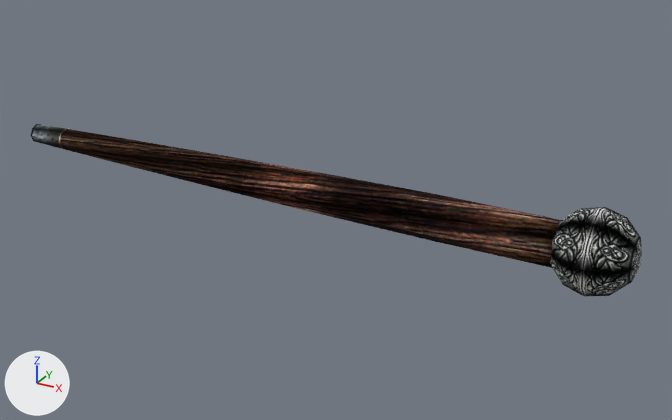
One commit to the glTF model assets/models/ITMW_008_1H_POLE_01.glb: the scene before it, then after it.
The view is the same before and after, from a camera (50 mm lens) standing at (0.2, -0.652, 0.314) and looking at (-0.165, 0.012, -0.019). The axes (+X, +Y, +Z) are drawn at lower left. The lights are the same throughout.

Script lines for the objects in view, before the commit:
```python
mat_itmeleerest = principled_material('ITMELEEREST')
mat_itmeleerest.texture = img_itmeleerest
mat_itmeleerest.metallic = 1.0
mat_itmeleerest.roughness = 1.0
me_mesh = bpy.data.meshes.new('Mesh')
me_mesh.from_pydata(...)  # 110 vertices, 196 faces; spans x -0.509..0.101, y -0.035..0.035, z -0.035..0.035
me_mesh.materials.append(mat_itmeleerest)  # picture img_itmeleerest
ob_mesh = bpy.data.objects.new('Mesh', me_mesh)
ob_mesh.location = (0.0, 0.0, 0.0)
```
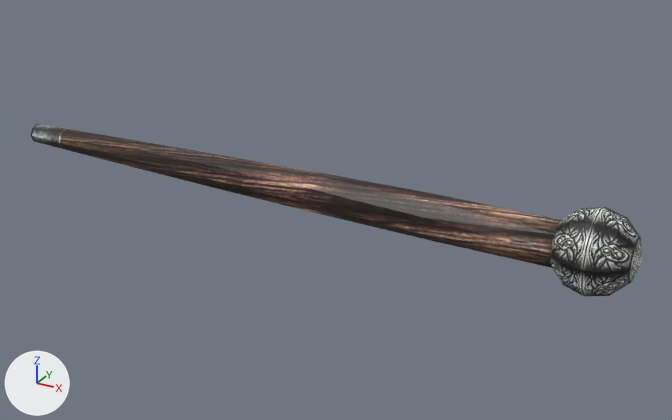
Boxes [x1, y1, x2, y2] around the edits, measured in the pictures (672 x 420 px):
'Mesh', surface changed: [31, 124, 642, 296] in both

Edits to the bpy script that builds the scene:
```text
Add img_itmeleerest_1:
    img_itmeleerest_1 = load_image('ItMeleeRest', '_unpacked/ItMeleeRest', 512, 512, 'sRGB')
Change mat_itmeleerest:
    mat_itmeleerest.metallic: 1.0 -> 0.0
    mat_itmeleerest.roughness: 1.0 -> 0.5
    mat_itmeleerest.texture: img_itmeleerest -> img_itmeleerest_1
```
